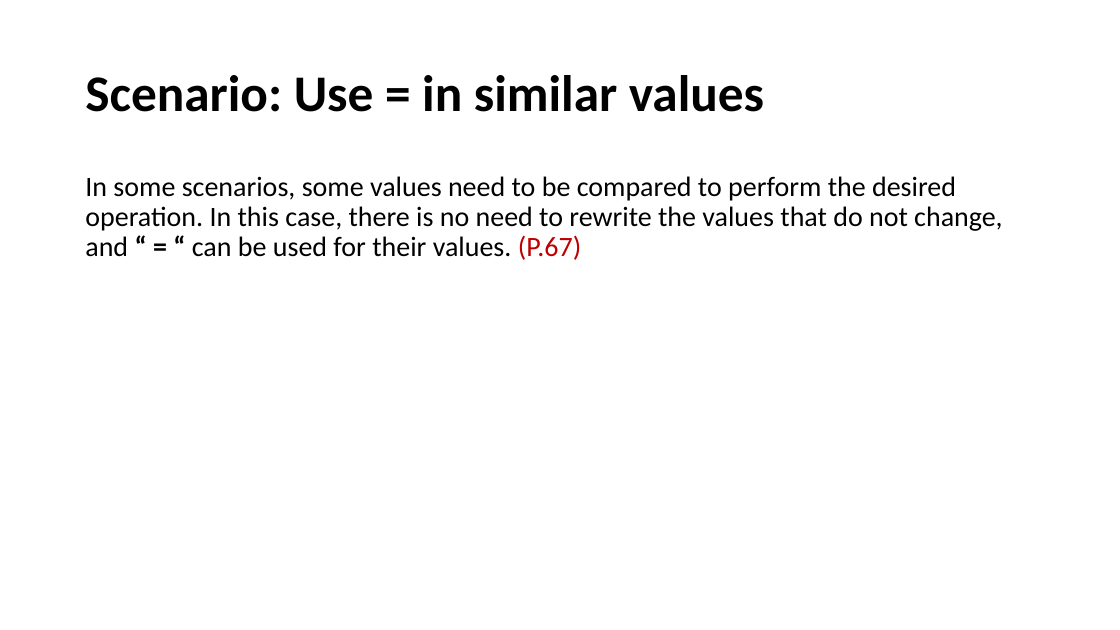
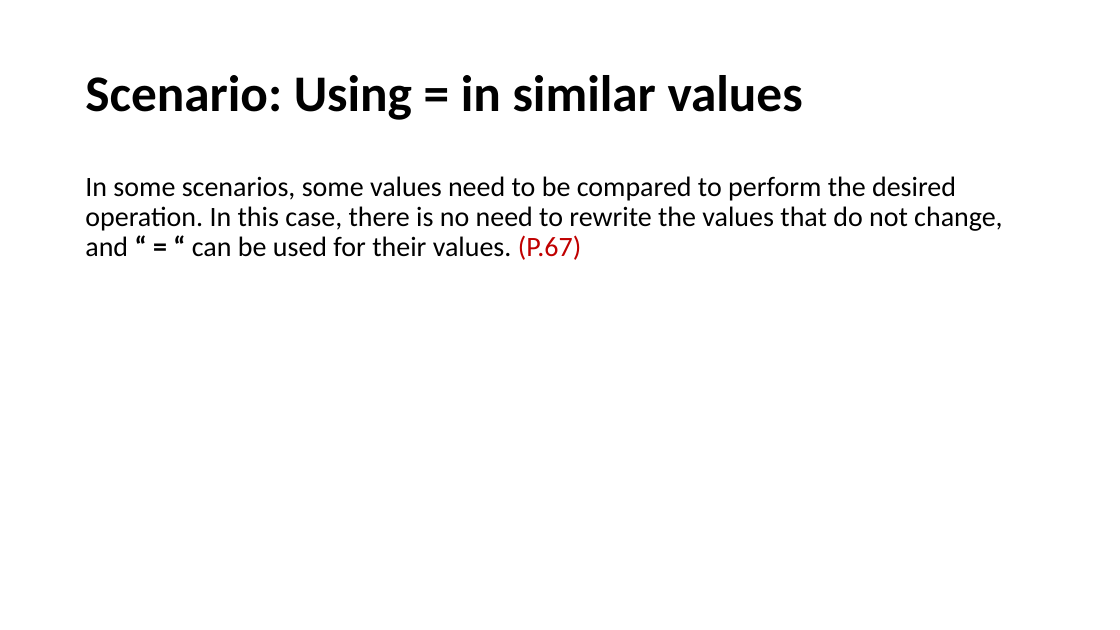
Before and after one commit to fmontazeri/Knowledeg, a slide deck: slide 67 of Gherkin.pptx. Drawn at 1120x630 pixels with LibreOffice and Linux fonts; fonts in the diff are those of the drawing. Boxes give left, top, right and bottom in pixels: in the first picture for what was removed or moved away, otherwise in the second. Text is boxed around its words. In the diff, an @@ line names an element or a change of style, - is before the commit and + after.

```diff
--- a/Gherkin.pptx
+++ b/Gherkin.pptx
@@ title at (x1=85, y1=75, x2=803, y2=120): text changed @@
-Scenario: Use = in similar values
+Scenario: Using = in similar values
```
Also in this commit, not shown: 1 other slide changed.
